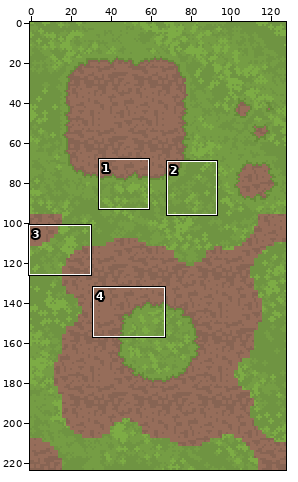
Two states of a pixel-art file, Assets/Sprites/tileMaps/DirtGrassTileMap.aseprite. The first picture is a wide view before the edit; the outline marks the close-up.
Close-up. The starting point:
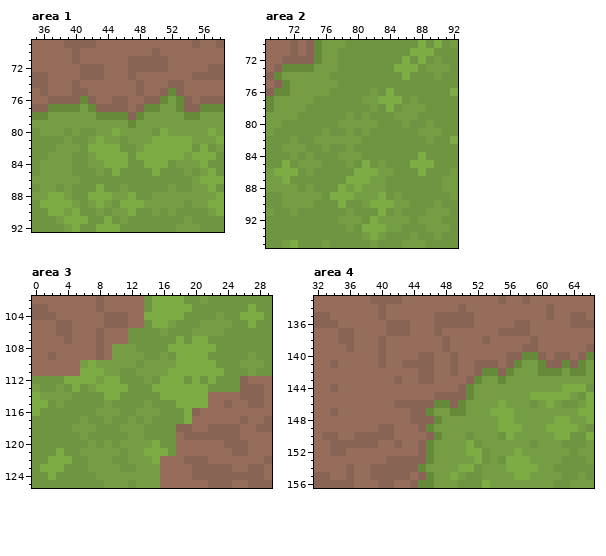
128x224 pixels, 1 frame. Colours within 5 levels of each other are drawn and written as one. Shown: area 1: x 35..58, y 69..92; area 2: x 69..92, y 70..95; area 3: x 0..29, y 102..125; area 4: x 32..66, y 133..156. The commit also changed other parts of the picture, which this record leaves out.
And afterwards:
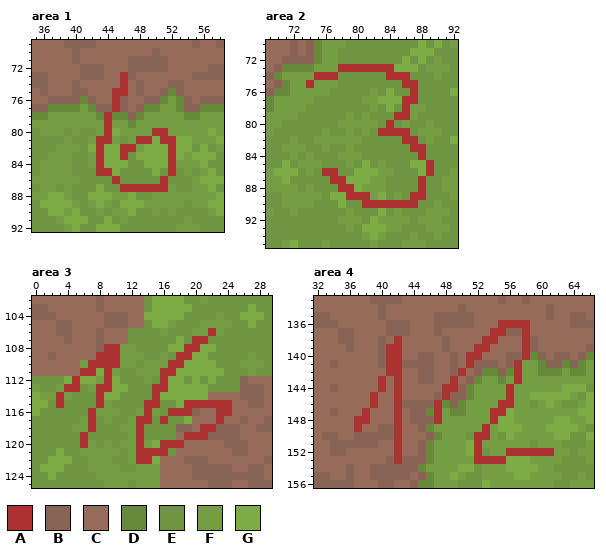
Palette (. is transparent): A #ac3232  B #876453  C #966d5a  D #668a3a  E #6f9442  F #759d44  G #7dac45
What changed:
layer "Layer 4" added
--- area 1, layer "Layer 4"
@@ x 41..54 @@
 72 BBBCCCBBBBBCCC
-73 BBBCCCBCCCCCCC
-74 CCCCCCCBCCCBBC
-75 BCCCCCCBCCBDBC
-76 DBCCBBCCBBDFDB
-77 FDBBBBCBDDFFDB
-78 FFDDDDBDFFFFFD
-79 FFFFFFDFFFFFFF
-80 EEFFGFFFFEGFFF
-81 EFGFFEFFFGGGGG
-82 EGGGGEEFGGGGGG
-83 EFGGGGEGGGGGGF
-84 EFFGGGEEGGGEFF
-85 EEFEGEEEEGEEEF
-86 EEEEEEEEEEEEEE
-87 EEGEEFEEEEEFEE
+73 BBBCCABCCCCCCC
+74 CCCCCACBCCCBBC
+75 BCCCAACBCCBDBC
+76 DBCCABCCBBDFDB
+77 FDBBABCBDDFFDB
+78 FFDADDBDFFFFFD
+79 FFFAFFDFFFFFFF
+80 EEFAGFFFFAAFFF
+81 EFAAFEFAAGAAGG
+82 EGAGGAAFGGGAGG
+83 EFAGGAEGGGGAGF
+84 EFAGGGEEGGGAFF
+85 EEAAGEEEEGEAEF
+86 EEEEAEEEEEAEEE
+87 EEGEEAAAAAAFEE
 88 EGGGFFGEEFFFFF
--- area 2, layer "Layer 4"
@@ x 69..92 @@
 72 CCBBBBDFFEEEEEEEEGEGEFEE
-73 CBDDDDFFFEEEEEEEGGGEFFFE
-74 BDFFFFFFEEEEEEEEEGEEEFEE
-75 CBDFFFFFFEEEEEEEEEEEEEEE
-76 BDDFFFFFEEEEEFEGEEEEEEEG
-77 DFFFFFEEEEEEFFGGGEFEEEEE
-78 DFFFFEEEEEEEEFEGEFFFEEEE
-79 FFFFEEEEEEFEFEEEFFFEEEEE
-80 FFEEEEEEEFFFFFEEEFEEFEEE
-81 FEEEEEEFEEFEFEEEEEEFFFEE
-82 EEEFEEFFFFFFEEEEEEEEFEEG
-83 EEFFFEEFEEFEEEEEEEEEEEEE
-84 EEEFEFEEEFFFEEEEEEEGEEEE
-85 EEGEFFFEEEFEGEFEEEGGGEEE
-86 FGGGEFEEEEEGGGFFEEEGEEEF
-87 FFGEEEEEEEGGGFFEEEEEEEFF
-88 FFFFEFEEEGFGFFFEEEEEEEFF
-89 EEFFFFFEGGGFFFGEFEEEEEEF
-90 EEFFFFEEEGEEFGGGFFEEEFEE
+73 CBDDDDFFFAAAAAAAGGGEFFFE
+74 BDFFFFAAAEEEEEEAAAEEEFEE
+75 CBDFFAFFFEEEEEEEEAAEEEEE
+76 BDDFFFFFEEEEEFEGEEAEEEEG
+77 DFFFFFEEEEEEFFGGGAAEEEEE
+78 DFFFFEEEEEEEEFEGEAFFEEEE
+79 FFFFEEEEEEFEFEEEAAFEEEEE
+80 FFEEEEEEEFFFFFEAEFEEFEEE
+81 FEEEEEEFEEFEFEAAAAEFFFEE
+82 EEEFEEFFFFFFEEEEEAAEFEEG
+83 EEFFFEEFEEFEEEEEEEAAEEEE
+84 EEEFEFEEEFFFEEEEEEEAEEEE
+85 EEGEFFFEEEFEGEFEEEGGAEEE
+86 FGGGEFEAAEEGGGFFEEEGAEEF
+87 FFGEEEEEAAGGGFFEEEEAEEFF
+88 FFFFEFEEEAAGFFFEEEEAEEFF
+89 EEFFFFFEGGAAAFGEFEAAEEEF
+90 EEFFFFEEEGEEAAAAAAAEEFEE
 91 FEEFEEEEEEFEEEGEFEEEFFFE
--- area 3, layer "Layer 4"
@@ x 0..29 @@
 105 CCCBBCCCCBBBCCEGGFEEEFFFFEEGEE
-106 CCCBBCCCBCCCEEEEFEEEFFFFEEEEEE
-107 CCCCBCCCBCCCEEEEEEGEGGEEEEEEEE
-108 CCCCCCCCBCFFFEEEEGGGGGGEEEEEEE
-109 CCBCCCCCBCFFFFEEFEGGGGEEEEEFEE
-110 CCCCCCFGFFFFFEFFFFGGGGGEEEFFFE
-111 CCCCCCGGGFFEEFFFFGGGGGGGEEEFEE
-112 EEEEGGGGFGGEEEFEGGGEGEGEEEBCCC
-113 FEEFEGEFGGGGEEEGGGGGGGEEEEBBBC
-114 GFFFFEEEEGGEEEEEGGGGGGCCCCBBBC
-115 GGEFEEEEEFEEEEFEEEGGGGCCBCCBBC
-116 GEEEEEEEFFFEEFFFEEEGBCCCCCCCCC
-117 EEEEEEFEEFEEFEFEEEEGCCCCCCBCCB
-118 EEEEEFFFEEEFFFEEEEBBCCBBBBCCBB
-119 EEEEEEFEEEEEFFEEEECBBBBBBBCCCC
-120 EEEEEEEFEFEFFFFGEECCCCCCBBBCCC
-121 EEEGEEFFFFFEFFGGGECCCCCCCBBCCC
-122 EEGGGEEFFFEEFFFGCCCBBBCCCCCCCB
+106 CCCBBCCCBCCCEEEEFEEEFFAFEEEEEE
+107 CCCCBCCCBCCCEEEEEEGEAAEEEEEEEE
+108 CCCCCCCCBAAFFEEEEGGAAGGEEEEEEE
+109 CCBCCCCCAAAFFFEEFEAAGGEEEEEFEE
+110 CCCCCCFAAAAFFEFFFAAGGGGEEEFFFE
+111 CCCCCCAAGAFEEFFFAAGGGGGGEEEFEE
+112 EEEEGAGGFAGEEEFEAGGEGEGEEEBCCC
+113 FEEFAAEFAAGGEEEAAGGGGGEEEEBBBC
+114 GFFAFEEEAGGEEEEAGGGGGGCCCCBBBC
+115 GGEAEEEEAFEEEEAAEEGAAAAAACCBBC
+116 GEEEEEEAFFFEEFAFEAAABCCAACCCCC
+117 EEEEEEFAEFEEFAAEAEEGCCCACCBCCB
+118 EEEEEFFAEEEFFAEEEEBBCAABBBCCBB
+119 EEEEEEAEEEEEFAEEEECAAABBBBCCCC
+120 EEEEEEAFEFEFFAFGAAACCCCCBBBCCC
+121 EEEGEEFFFFFEFAAAAECCCCCCCBBCCC
+122 EEGGGEEFFFEEFAAGCCCBBBCCCCCCCB
 123 EGGGEEEFFFFEEFFFCCCCBBBBBCCBBC
--- area 4, layer "Layer 4"
@@ x 32..66 @@
 135 BBCCCCCCBCCCCCCBBBBBCCCCCCCCCBCCBBC
-136 BBBCCCCCCBBBCCCBBBBBCCCCCBBCCCCCBBB
-137 CCCBBCCCCBBBCCCBCCCCCCCBBBBCCCCCCCC
-138 CCCBBCCCBCCCCCCCBCCCCBCCCCCBCCCCCCC
-139 CCCCBCCCBCCCCCCCBCCCCCCCCCBBCCCCCCB
-140 CCCCCCCCBCCCCBBCCBCCCCCCBBDDBCBBCBD
-141 CCBCCCCCBCCBBBBCCBCCBBBCBDFFDBBDBDF
-142 CCCCCCCCCCCCCBBCCBCCBDDBDFFFDDDFDDF
-143 CCCCCCCCCCBCCBBCCCCBDFFDFFFFFFFFFFF
-144 CCBCCCCCCCCCCCCCCCBDFFFFFFFFFFFGGGE
-145 CCCCCCCCCCCCCCCBBBBDFFFFFFFGGGGGFEG
-146 CCCCCCCCCCBBBBBDDBDFFFFGFFFEFGFEEFG
-147 CCBCCCCCCCCCBBDFFDDFFFGGGFFFFFFFFGG
-148 CCCCCCCCCCCCBBBDFFFFFFFGGFFFFFGGFFG
-149 CCCCCCCCBBCCCBDFFFFFFFFGGGFFFGGGGFE
-150 CBBCCBBBBBCCCCBDFFFEFFFEGFFFFFGGEEG
-151 CCBBBBBBCCBCCBDFFFFGEFFFFFFEFFFEEEF
-152 CCBBCCCCCCCCCBDFFFFGGEFFFGFFFFFFEFF
-153 CCCCCCCCCBBBBBDFFFFFGEFEGGGFFFFEEEF
+136 BBBCCCCCCBBBCCCBBBBBCCCAAAACCCCCBBB
+137 CCCBBCCCCBBBCCCBCCCCCCAABBACCCCCCCC
+138 CCCBBCCCBCACCCCCBCCCCAACCCABCCCCCCC
+139 CCCCBCCCBAACCCCCBCCCAACCCCABCCCCCCB
+140 CCCCCCCCBAACCBBCCBCAACCCBBADBCBBCBD
+141 CCBCCCCCBAABBBBCCBCABBBCBAFFDBBDBDF
+142 CCCCCCCCCAACCBBCCBACBDDBDAFFDDDFDDF
+143 CCCCCCCCACACCBBCCACBDFFDFAFFFFFFFFF
+144 CCBCCCCCACACCCCCAABDFFFFAFFFFFFGGGE
+145 CCCCCCCACCACCCCBABBDFFFFAFFGGGGGFEG
+146 CCCCCCCACCABBBBADBDFFFFAAFFEFGFEEFG
+147 CCBCCCACCCACBBDAFDDFFFAAGFFFFFFFFGG
+148 CCCCCAACCCACBBBAFFFFFFAGGFFFFFGGFFG
+149 CCCCCACCBBACCBDFFFFFFAFGGGFFFGGGGFE
+150 CBBCCBBBBBACCCBDFFFEAAFEGFFFFFGGEEG
+151 CCBBBBBBCCACCBDFFFFGAFFFFFFEFFFEEEF
+152 CCBBCCCCCCACCBDFFFFGAEFFAAAAAAFFEFF
+153 CCCCCCCCCBABBBDFFFFFAAAAGGGFFFFEEEF
 154 CCCCBCCBBBBBBDFFFFGGEFFFGGGGFFEEEEE
